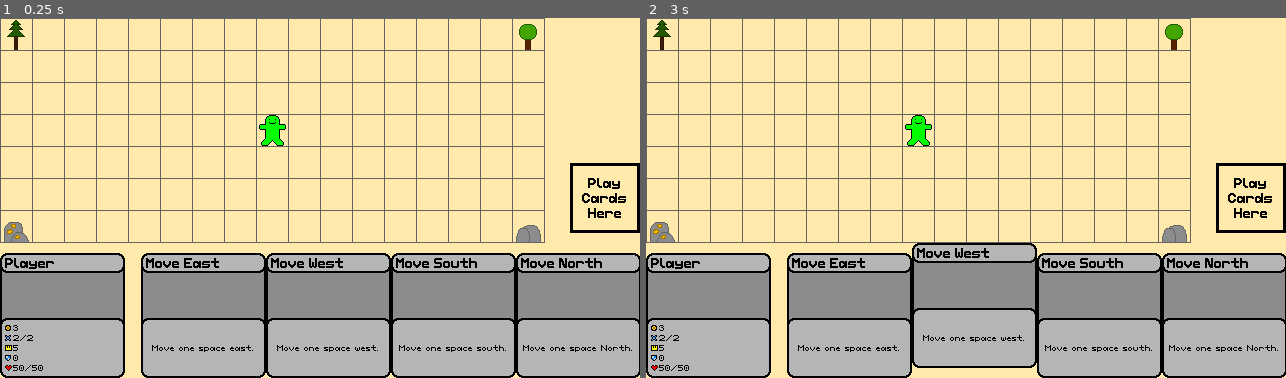
Above: before the commit, frames 1-2 (left to right).
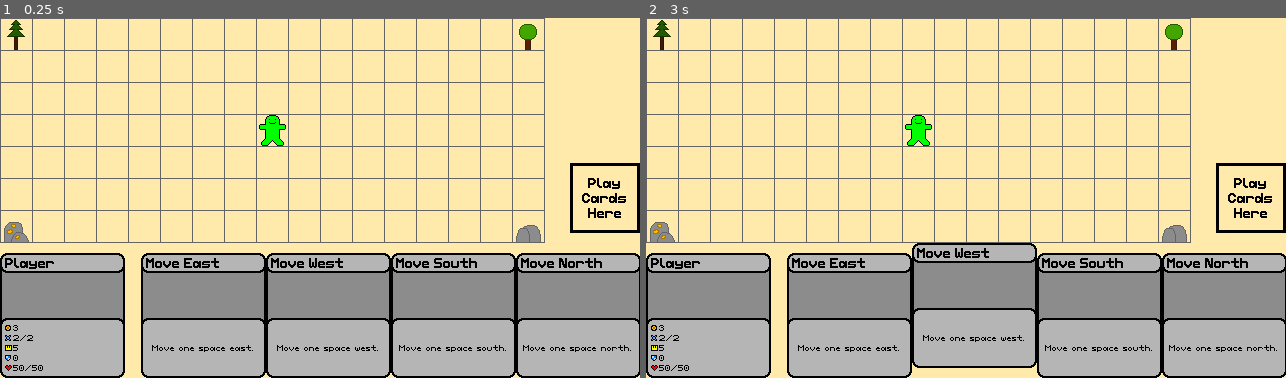
Above: after the commit, the same moments.

Repository: CattacoCattaco/Card-Based-Survival
Game: Godot game, scene res://game_scene/map/map.tscn
Same seed, same stepped clock (60 frames per second), same inputs: the game is played once before the commit and once after it.
Inputs (mouse positions are in pixels of both pictures, inside the frame that each line leads up to):
- Up to frame 1 (0.25 s): no input
- Up to frame 2 (3 s): tap Enter at 0.5, 2 s; move the mouse to (1106, 180) at 0.52 s; tap Space at 1.25, 2.75 s; move the mouse to (838, 216) at 1.27 s; move the mouse to (1030, 118) at 2.02 s; move the mouse to (934, 270) at 2.77 s

The runs differ from the first frame. In frame 1, less than 0.1% of the frame differs, in the area x 93-99%, y 90-93%; in frame 2, less than 0.1%.

Commit message:
Created Action Effects and Fixed Movement
• Created action effects
• Made each action data have an array of action effects
• Playing an action resolves all of its data's effects
• Fixed bugs with moving on the map

Diff:
--- a/card/action_card/action_card.gd
+++ b/card/action_card/action_card.gd
@@ -53,6 +53,9 @@
 	hand.cards.erase(self)
 	hand.deck_manager.used_cards.append(data)
 
+	for effect: ActionEffect in data.effects:
+		effect._resolve(self)
+
 	hand.draw_cards(1)
 
 	queue_free()
--- a/card_data/action_data/action_data.gd
+++ b/card_data/action_data/action_data.gd
@@ -2,9 +2,12 @@
 extends CardData
 
 @export var effect_text: String = ""
+@export var effects: Array[ActionEffect] = []
 
 
-func _init(p_card_name: String = "", p_effect_text: String = "") -> void:
+func _init(p_card_name: String = "", p_effect_text: String = "",
+		p_effects: Array[ActionEffect] = []) -> void:
 	super(p_card_name)
 
 	effect_text = p_effect_text
+	effects = p_effects
--- /dev/null
+++ b/card_data/action_data/action_effect/action_effect.gd
@@ -0,0 +1,6 @@
+class_name ActionEffect
+extends Resource
+
+
+func _resolve(action_card: ActionCard) -> void:
+	pass
--- /dev/null
+++ b/card_data/action_data/action_effect/move_effect.gd
@@ -0,0 +1,35 @@
+class_name MoveEffect
+extends ActionEffect
+
+enum Direction {
+	NORTH,
+	EAST,
+	SOUTH,
+	WEST,
+}
+
+@export var direction: Direction = Direction.NORTH
+@export var amount: int = 1
+
+
+func _init(p_direction: Direction = Direction.NORTH, p_amount: int = 1) -> void:
+	direction = p_direction
+	amount = p_amount
+
+
+func _resolve(action_card: ActionCard) -> void:
+	var map_BG: MapBG = action_card.hand.play_zone.map_BG
+
+	var move_func: Callable
+	match direction:
+		Direction.NORTH:
+			move_func = map_BG.move_up
+		Direction.EAST:
+			move_func = map_BG.move_right
+		Direction.SOUTH:
+			move_func = map_BG.move_down
+		Direction.WEST:
+			move_func = map_BG.move_left
+
+	for i in range(amount):
+		move_func.call()
--- a/card_data/action_data/move_east.tres
+++ b/card_data/action_data/move_east.tres
@@ -1,9 +1,18 @@
-[gd_resource type="Resource" script_class="ActionData" load_steps=2 format=3 uid="uid://cigifp8q57epv"]
+[gd_resource type="Resource" script_class="ActionData" load_steps=5 format=3 uid="uid://cigifp8q57epv"]
 
 [ext_resource type="Script" uid="uid://cskm55n57jk26" path="res://card_data/action_data/action_data.gd" id="1_f8j36"]
+[ext_resource type="Script" uid="uid://c0gtblaffcrid" path="res://card_data/action_data/action_effect/action_effect.gd" id="1_vc2lv"]
+[ext_resource type="Script" uid="uid://51j4pv7l3d2u" path="res://card_data/action_data/action_effect/move_effect.gd" id="2_o6akl"]
+
+[sub_resource type="Resource" id="Resource_7u4qi"]
+script = ExtResource("2_o6akl")
+direction = 1
+amount = 1
+metadata/_custom_type_script = "uid://51j4pv7l3d2u"
 
 [resource]
 script = ExtResource("1_f8j36")
 effect_text = "Move one space east."
+effects = Array[ExtResource("1_vc2lv")]([SubResource("Resource_7u4qi")])
 card_name = "Move East"
 metadata/_custom_type_script = "uid://c2ctgqbjt5773"
--- a/card_data/action_data/move_north.tres
+++ b/card_data/action_data/move_north.tres
@@ -1,9 +1,18 @@
-[gd_resource type="Resource" script_class="ActionData" load_steps=2 format=3 uid="uid://cnwrqvqybg5ar"]
+[gd_resource type="Resource" script_class="ActionData" load_steps=5 format=3 uid="uid://cnwrqvqybg5ar"]
 
 [ext_resource type="Script" uid="uid://cskm55n57jk26" path="res://card_data/action_data/action_data.gd" id="1_86xpu"]
+[ext_resource type="Script" uid="uid://c0gtblaffcrid" path="res://card_data/action_data/action_effect/action_effect.gd" id="1_hgob6"]
+[ext_resource type="Script" uid="uid://51j4pv7l3d2u" path="res://card_data/action_data/action_effect/move_effect.gd" id="2_sxycu"]
+
+[sub_resource type="Resource" id="Resource_0i2yj"]
+script = ExtResource("2_sxycu")
+direction = 0
+amount = 1
+metadata/_custom_type_script = "uid://51j4pv7l3d2u"
 
 [resource]
 script = ExtResource("1_86xpu")
-effect_text = "Move one space North."
+effect_text = "Move one space north."
+effects = Array[ExtResource("1_hgob6")]([SubResource("Resource_0i2yj")])
 card_name = "Move North"
 metadata/_custom_type_script = "uid://c2ctgqbjt5773"
--- a/card_data/action_data/move_south.tres
+++ b/card_data/action_data/move_south.tres
@@ -1,9 +1,18 @@
-[gd_resource type="Resource" script_class="ActionData" load_steps=2 format=3 uid="uid://k6v3jfk17w1d"]
+[gd_resource type="Resource" script_class="ActionData" load_steps=5 format=3 uid="uid://k6v3jfk17w1d"]
 
 [ext_resource type="Script" uid="uid://cskm55n57jk26" path="res://card_data/action_data/action_data.gd" id="1_0n4r7"]
+[ext_resource type="Script" uid="uid://c0gtblaffcrid" path="res://card_data/action_data/action_effect/action_effect.gd" id="1_71ffb"]
+[ext_resource type="Script" uid="uid://51j4pv7l3d2u" path="res://card_data/action_data/action_effect/move_effect.gd" id="2_xdt5b"]
+
+[sub_resource type="Resource" id="Resource_dxere"]
+script = ExtResource("2_xdt5b")
+direction = 2
+amount = 1
+metadata/_custom_type_script = "uid://51j4pv7l3d2u"
 
 [resource]
 script = ExtResource("1_0n4r7")
 effect_text = "Move one space south."
+effects = Array[ExtResource("1_71ffb")]([SubResource("Resource_dxere")])
 card_name = "Move South"
 metadata/_custom_type_script = "uid://c2ctgqbjt5773"
--- a/card_data/action_data/move_west.tres
+++ b/card_data/action_data/move_west.tres
@@ -1,9 +1,18 @@
-[gd_resource type="Resource" script_class="ActionData" load_steps=2 format=3 uid="uid://bmm14iddl7i1p"]
+[gd_resource type="Resource" script_class="ActionData" load_steps=5 format=3 uid="uid://bmm14iddl7i1p"]
 
 [ext_resource type="Script" uid="uid://cskm55n57jk26" path="res://card_data/action_data/action_data.gd" id="1_qt3to"]
+[ext_resource type="Script" uid="uid://c0gtblaffcrid" path="res://card_data/action_data/action_effect/action_effect.gd" id="1_vqkh0"]
+[ext_resource type="Script" uid="uid://51j4pv7l3d2u" path="res://card_data/action_data/action_effect/move_effect.gd" id="2_ib806"]
+
+[sub_resource type="Resource" id="Resource_da381"]
+script = ExtResource("2_ib806")
+direction = 3
+amount = 1
+metadata/_custom_type_script = "uid://51j4pv7l3d2u"
 
 [resource]
 script = ExtResource("1_qt3to")
 effect_text = "Move one space west."
+effects = Array[ExtResource("1_vqkh0")]([SubResource("Resource_da381")])
 card_name = "Move West"
 metadata/_custom_type_script = "uid://c2ctgqbjt5773"
--- a/game_scene/map/map.tscn
+++ b/game_scene/map/map.tscn
@@ -92,7 +92,7 @@
 play_zone = NodePath("../PlayZone")
 deck_manager = NodePath("../PlayerCard/PlayerDeckManager")
 
-[node name="PlayZone" type="Control" parent="." node_paths=PackedStringArray("frame_sprite", "label")]
+[node name="PlayZone" type="Control" parent="." node_paths=PackedStringArray("frame_sprite", "label", "map_BG")]
 custom_minimum_size = Vector2(70, 70)
 layout_mode = 1
 anchors_preset = 6
@@ -108,6 +108,7 @@
 script = ExtResource("6_cx7ym")
 frame_sprite = NodePath("PlayZoneFrame")
 label = NodePath("PlayZoneLabel")
+map_BG = NodePath("../MapBG")
 
 [node name="PlayZoneFrame" type="Sprite2D" parent="PlayZone"]
 texture = ExtResource("7_4w4tj")
--- a/game_scene/map/map_bg.gd
+++ b/game_scene/map/map_bg.gd
@@ -40,17 +40,20 @@
 
 
 func move_up() -> void:
-	for visible_object in visible_objects:
-		if visible_object.position.y > 0:
-			visible_object.position.y -= 32
+	player.pos.y -= 1
+
+	var old_visible_objects: Array[MapObject] = visible_objects.duplicate()
+	for visible_object in old_visible_objects:
+		if visible_object.position.y < BOTTOM_RIGHT.y:
+			visible_object.position.y += 32
 		else:
+			visible_objects.erase(visible_object)
 			visible_object.queue_free()
-			visible_objects.erase(visible_object)
 
 	for map_pos in objects:
 		var adjusted_pos: Vector2i = (map_pos - player.pos) * 32 + CENTER
 
-		if adjusted_pos.y == BOTTOM_RIGHT.y:
+		if adjusted_pos.y == 0 and pos_visible(adjusted_pos):
 			var object: MapObject = MAP_OBJECT_SCENE.instantiate()
 			add_child(object)
 			visible_objects.append(object)
@@ -61,17 +64,20 @@
 
 
 func move_left() -> void:
-	for visible_object in visible_objects:
-		if visible_object.position.x > 0:
-			visible_object.position.x -= 32
+	player.pos.x -= 1
+
+	var old_visible_objects: Array[MapObject] = visible_objects.duplicate()
+	for visible_object in old_visible_objects:
+		if visible_object.position.x < BOTTOM_RIGHT.x:
+			visible_object.position.x += 32
 		else:
+			visible_objects.erase(visible_object)
 			visible_object.queue_free()
-			visible_objects.erase(visible_object)
 
 	for map_pos in objects:
 		var adjusted_pos: Vector2i = (map_pos - player.pos) * 32 + CENTER
 
-		if adjusted_pos.x == BOTTOM_RIGHT.x:
+		if adjusted_pos.x == 0 and pos_visible(adjusted_pos):
 			var object: MapObject = MAP_OBJECT_SCENE.instantiate()
 			add_child(object)
 			visible_objects.append(object)
@@ -81,19 +87,21 @@
 			object.set_sprite(objects[map_pos])
 
 
+func move_down() -> void:
+	player.pos.y += 1
 
-func move_down() -> void:
-	for visible_object in visible_objects:
-		if visible_object.position.y < BOTTOM_RIGHT.y:
+	var old_visible_objects: Array[MapObject] = visible_objects.duplicate()
+	for visible_object in old_visible_objects:
+		if visible_object.position.y > 0:
 			visible_object.position.y -= 32
 		else:
+			visible_objects.erase(visible_object)
 			visible_object.queue_free()
-			visible_objects.erase(visible_object)
 
 	for map_pos in objects:
 		var adjusted_pos: Vector2i = (map_pos - player.pos) * 32 + CENTER
 
-		if adjusted_pos.y == 0:
+		if adjusted_pos.y == BOTTOM_RIGHT.y and pos_visible(adjusted_pos):
 			var object: MapObject = MAP_OBJECT_SCENE.instantiate()
 			add_child(object)
 			visible_objects.append(object)
@@ -104,17 +112,20 @@
 
 
 func move_right() -> void:
-	for visible_object in visible_objects:
-		if visible_object.position.x < BOTTOM_RIGHT.x:
+	player.pos.x += 1
+
+	var old_visible_objects: Array[MapObject] = visible_objects.duplicate()
+	for visible_object in old_visible_objects:
+		if visible_object.position.x > 0:
 			visible_object.position.x -= 32
 		else:
+			visible_objects.erase(visible_object)
 			visible_object.queue_free()
-			visible_objects.erase(visible_object)
 
 	for map_pos in objects:
 		var adjusted_pos: Vector2i = (map_pos - player.pos) * 32 + CENTER
 
-		if adjusted_pos.x == 0:
+		if adjusted_pos.x == BOTTOM_RIGHT.x and pos_visible(adjusted_pos):
 			var object: MapObject = MAP_OBJECT_SCENE.instantiate()
 			add_child(object)
 			visible_objects.append(object)
@@ -122,3 +133,7 @@
 			object.position = adjusted_pos
 			object.pos = map_pos
 			object.set_sprite(objects[map_pos])
+
+
+func pos_visible(pos: Vector2i) -> bool:
+	return pos.x >= 0 and pos.y >= 0 and pos.x <= BOTTOM_RIGHT.x and pos.y <= BOTTOM_RIGHT.y
--- a/game_scene/play_zone/play_zone.gd
+++ b/game_scene/play_zone/play_zone.gd
@@ -3,6 +3,7 @@
 
 @export var frame_sprite: Sprite2D
 @export var label: Label
+@export var map_BG: MapBG
 
 var drag_hapenning: bool = false
 var drag_preview: ActionCard
--- a/project.godot
+++ b/project.godot
@@ -15,6 +15,10 @@
 config/features=PackedStringArray("4.4", "Forward Plus")
 config/icon="res://icon.svg"
 
+[debug]
+
+gdscript/warnings/untyped_declaration=2
+
 [display]
 
 window/size/viewport_width=640
Not shown, added: card_data/action_data/action_effect/action_effect.gd.uid
Not shown, added: card_data/action_data/action_effect/move_effect.gd.uid
